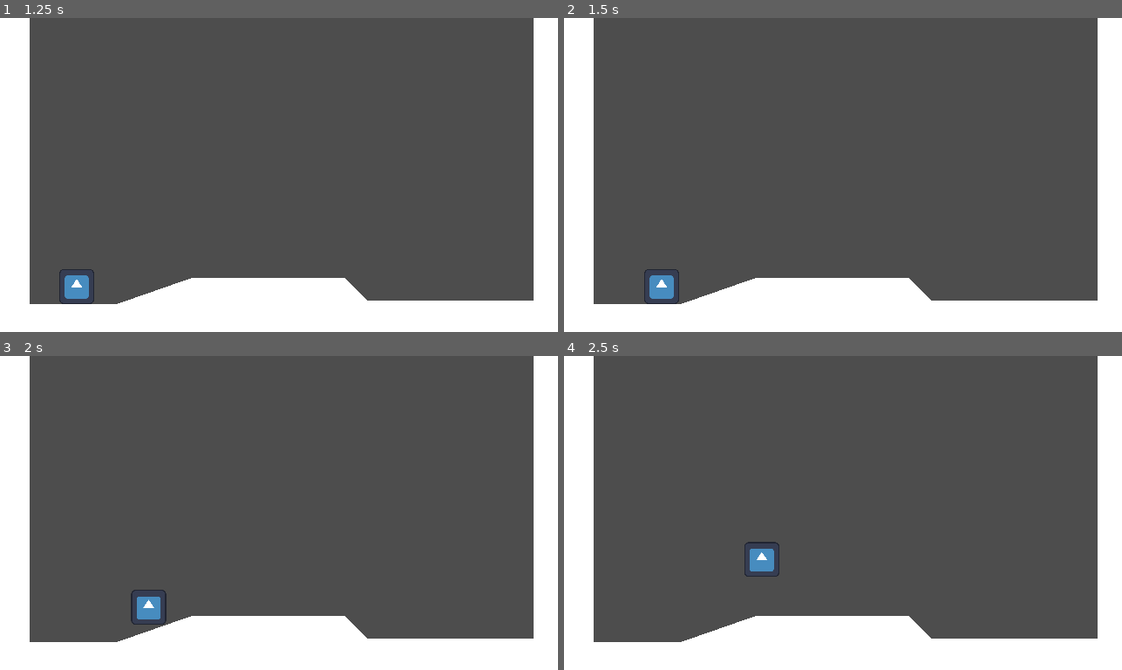
Above: before the commit, frames 1-4 (two rows, left to right).
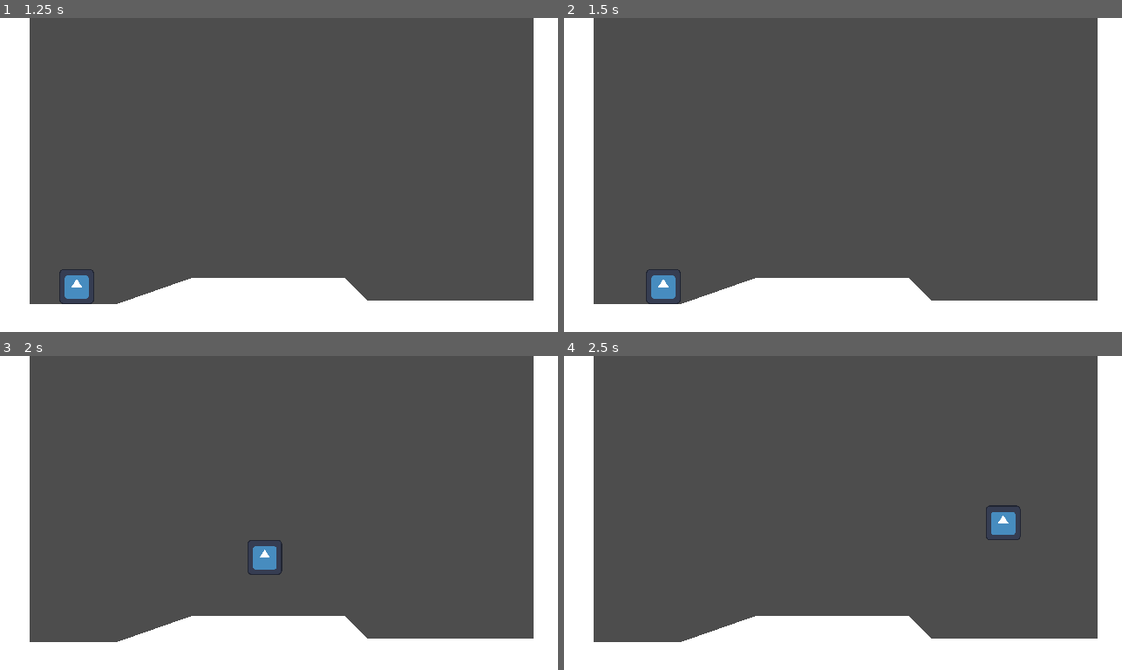
Above: after the commit, the same moments.

Repository: simonoNilssono/godot-project-thor
Game: Godot game, scene res://Scenes/main.tscn
Two runs of this game, one before a commit and one after it. Both use one fixed random seed, a clock stepped at 60 frames per second and the inputs below. The engine's default icon, where the game draws it, is replaced by a stand-in: a white triangle on a blue panel in a dark square.
Inputs:
- Up to frame 1 (1.25 s): click "Play Game" at 0.5 s
- Up to frame 2 (1.5 s): tap Enter at 1.25 s; hold D (Right) from 1.28 s (still down)
- Up to frame 3 (2 s): keep holding D (Right); tap W (Up) at 1.52 s
- Up to frame 4 (2.5 s): keep holding D (Right); tap W (Up) at 2.27 s

Frame 1 is identical in both runs. In frame 2, 0.1% of the frame differs, in the area x 14-21%, y 80-92%; in frame 3, 0.8%, in the area x 23-51%, y 58-86%; in frame 4, 0.8%.

Commit message:
deleted klas work by mistake

Diff:
--- a/Scripts/menu.gd
+++ b/Scripts/menu.gd
@@ -3,7 +3,7 @@
 
 # Called when the node enters the scene tree for the first time.
 func _ready() -> void:
-	#Input.mouse_mode = Input.MOUSE_MODE_CONFINED
+	Input.mouse_mode = Input.MOUSE_MODE_CONFINED
 	#makes menu controllable by arrow key. mouse is usable as default.
 	$VBoxContainer/PlayBtn.grab_focus()
 
--- a/Scripts/player.gd
+++ b/Scripts/player.gd
@@ -1,9 +1,9 @@
 extends CharacterBody2D
 
-const ACCELERATION = 30000
-const FRICTION = 30000
-const SPEED = 60
-const JUMP_VELOCITY = -200.0
+const ACCELERATION = 600
+const FRICTION = 800
+const SPEED = 200.0
+const JUMP_VELOCITY = -300.0
 
 
 func _physics_process(delta: float) -> void:
